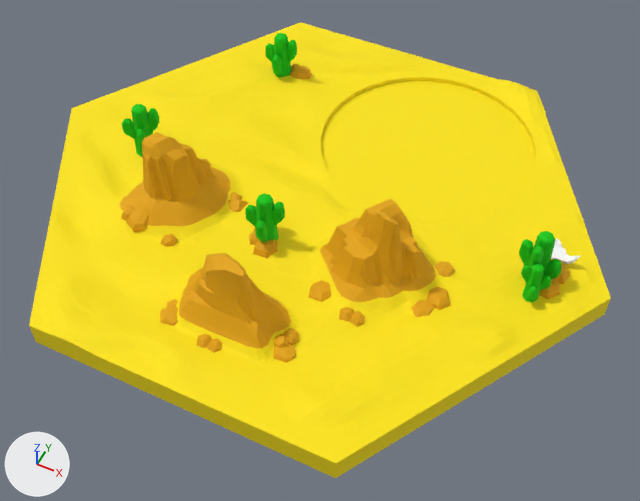
The glTF model public/assets/desert.glb: old version first, new version second.
The view is the same before and after, from a 50 mm lens placed at (35.8, -70.0, 80.3), pointed at (3.8, -6.0, 0.4). The axes (+X, +Y, +Z) are drawn at lower left. The lights are the same throughout. The picture after the commit comes second. Vertices at exactly the same position are counted once.

Names of what the first picture shows: 'desert'.
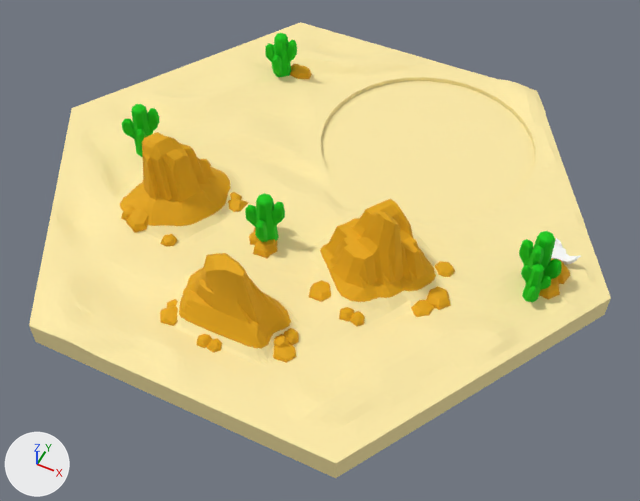
Commit message: tweak: brighten desert base #FFCC00→#FFD966

Changed parts and their boxes (x1, y1, x2, y2) in the pictures (640 x 501 px):
part 1 of me_desert___1, recoloured (yellow to beige): (29, 22, 611, 478) in both

The edits, one by one:
me_desert___1 has 7706 vertices, 15320 faces and spans x -37.0..37.0, y -32.0..32.0, z 0.0..13.5.
me_desert___1 is used by ob_desert; location (0.0, 0.0, 0.0).
me_desert___1 part 1: 6294 faces centred in x -36.4..36.6, y -32.0..32.0, z 0.0..3.9 are repainted in the vertex colours; the middle colour goes from yellow #ffe700 to beige #ffedaa.
